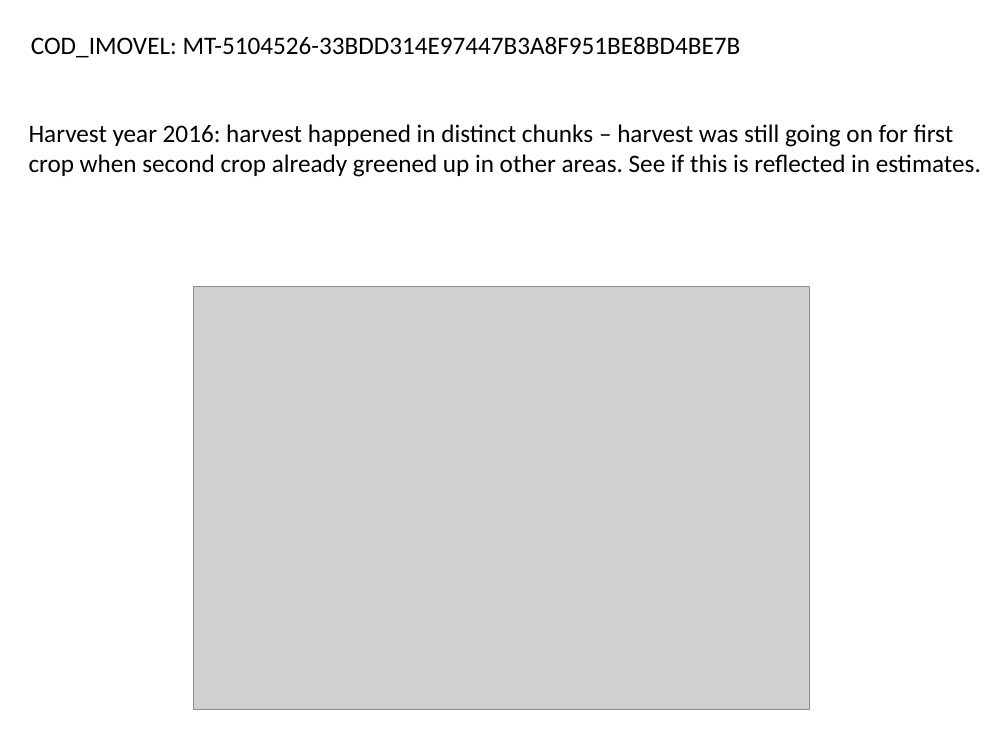
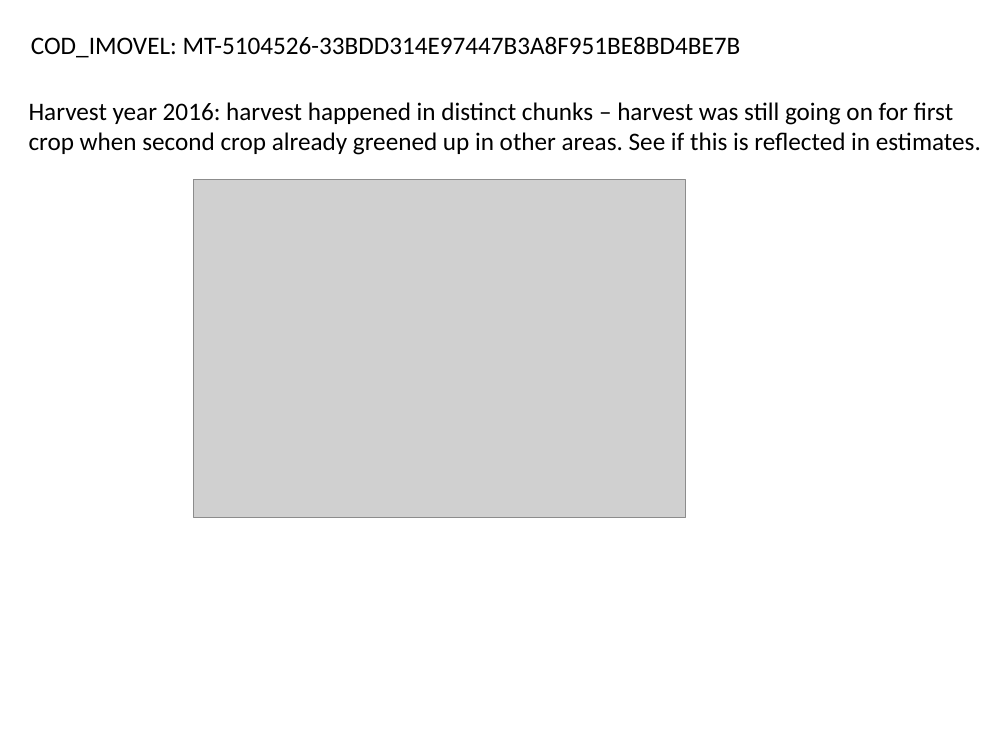
Before and after one commit to minghui-zhang/Meeting, a slide deck: slide 10 of January 4 2018.pptx (slide 11 before the commit). Drawn at 1008x756 pixels with LibreOffice and Linux fonts; fonts in the diff are those of the drawing; grey boxes stand for pictures. Boxes give left, top, right and bottom in pixels: in the first picture for what was removed or moved away, otherwise in the second. Text is boxed around its words. In the diff, an @@ line names an element or a change of style, - is before the commit and + after.

```diff
--- a/January 4 2018.pptx
+++ b/January 4 2018.pptx
@@ text "Harvest year 2016: harvest happened ...": place and size @@
-text "Harvest year 2016: harvest happened ..." at [29, 124, 981, 177]
+text "Harvest year 2016: harvest happened ..." at [29, 102, 981, 155]
@@ picture: place and size @@
-picture at [194, 286, 809, 710]
+picture at [194, 179, 685, 517]
```
Also in this commit, not shown: 13 other slides changed, 4 slides added, 2 slides removed.
